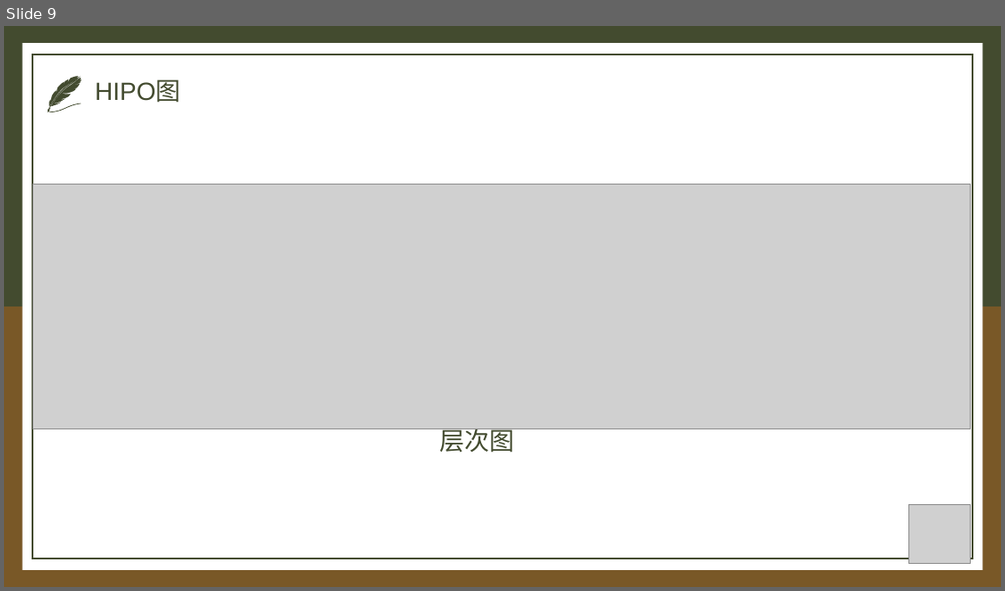
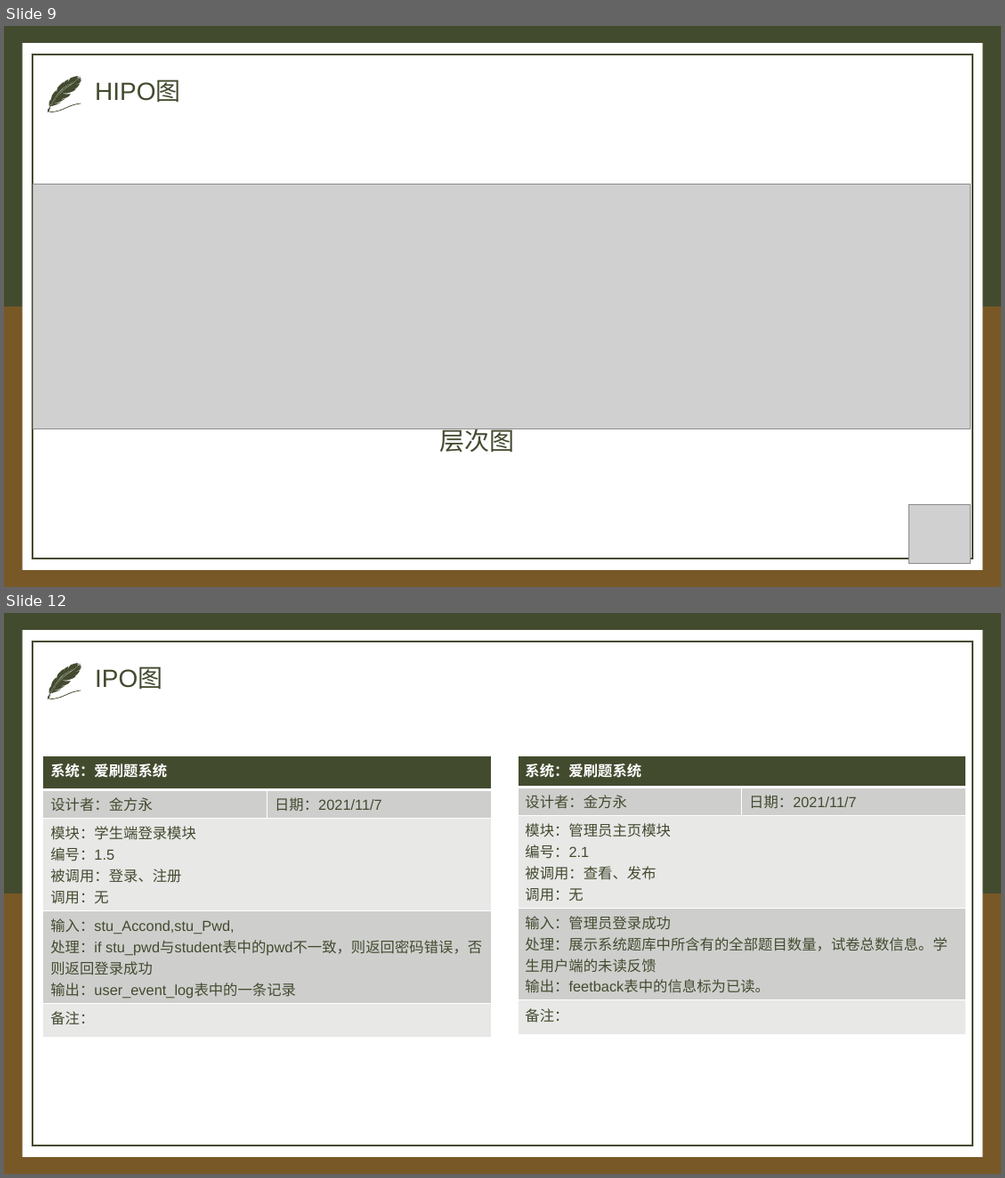
Before and after one commit to IHaoT/aishuati.document, a slide deck: SE2021-G003-总体设计/SE2021-G003-总体设计.pptx. Shown one above the other, each under a label of ours: slide 9 before the commit, slides 9 and 12 after it; the slides between them are not shown. The pictures are 1005x591 and 1005x1178 pixels, drawn with LibreOffice and Linux fonts; fonts in the diff are those of the drawing; grey boxes stand for pictures. Boxes give left, top, right and bottom in pixels: in the first picture for what was removed or moved away, otherwise in the second. Text is boxed around its words. In the diff, an @@ line names an element or a change of style, - is before the commit and + after.

```diff
--- a/SE2021-G003-总体设计/SE2021-G003-总体设计.pptx
+++ b/SE2021-G003-总体设计/SE2021-G003-总体设计.pptx
@@ slide 12 added at [4, 613, 1001, 1174], background #FFFFFF; not listed: 5 template elements that a slide beside it also shows @@
@@ title added at [95, 667, 162, 690], 24 pt, text #434B2F @@
+IPO图
@@ table added at [43, 755, 492, 1029], 5 rows, 2 columns @@
+系统：爱刷题系统 | 
+设计者：金方永 | 日期：2021/11/7
+模块：学生端登录模块 / 编号：1.5 / 被调用：登录、注册 / 调用：无 | 
+输入：stu_Accond,stu_Pwd, / 处理：if stu_pwd与student表中的pwd不一致，则返回密码错误，否则返回登录成功 / 输出：user_event_log表中的一条记录 | 
+备注： | 
@@ table added at [518, 755, 966, 1026], 5 rows, 2 columns @@
+系统：爱刷题系统 | 
+设计者：金方永 | 日期：2021/11/7
+模块：管理员主页模块 / 编号：2.1 / 被调用：查看、发布 / 调用：无 | 
+输入：管理员登录成功 / 处理：展示系统题库中所含有的全部题目数量，试卷总数信息。学生用户端的未读反馈 / 输出：feetback表中的信息标为已读。 | 
+备注： | 
```
Also in this commit, not shown: 5 slides changed, 3 other slides added, 2 slides removed, 2 other files.
